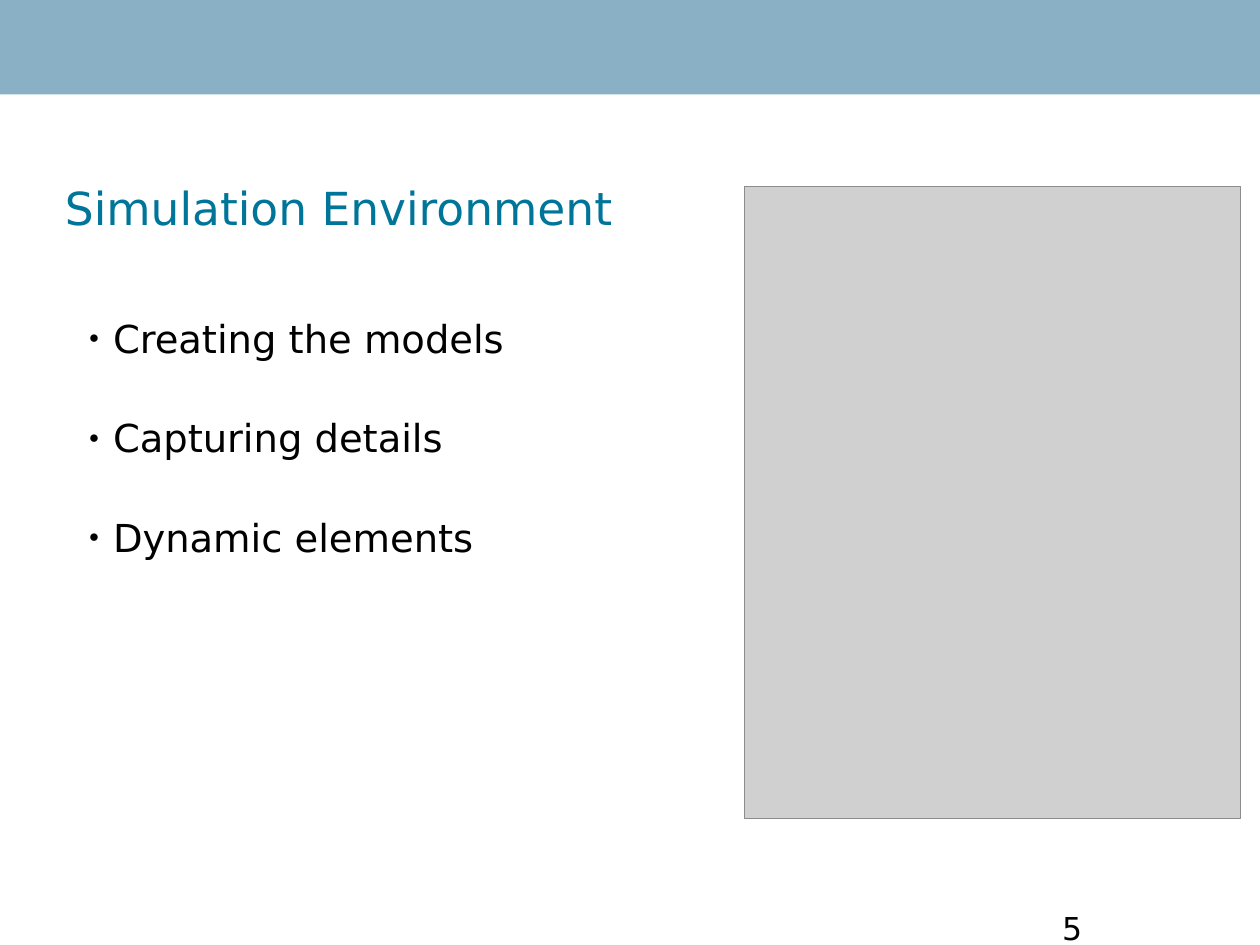
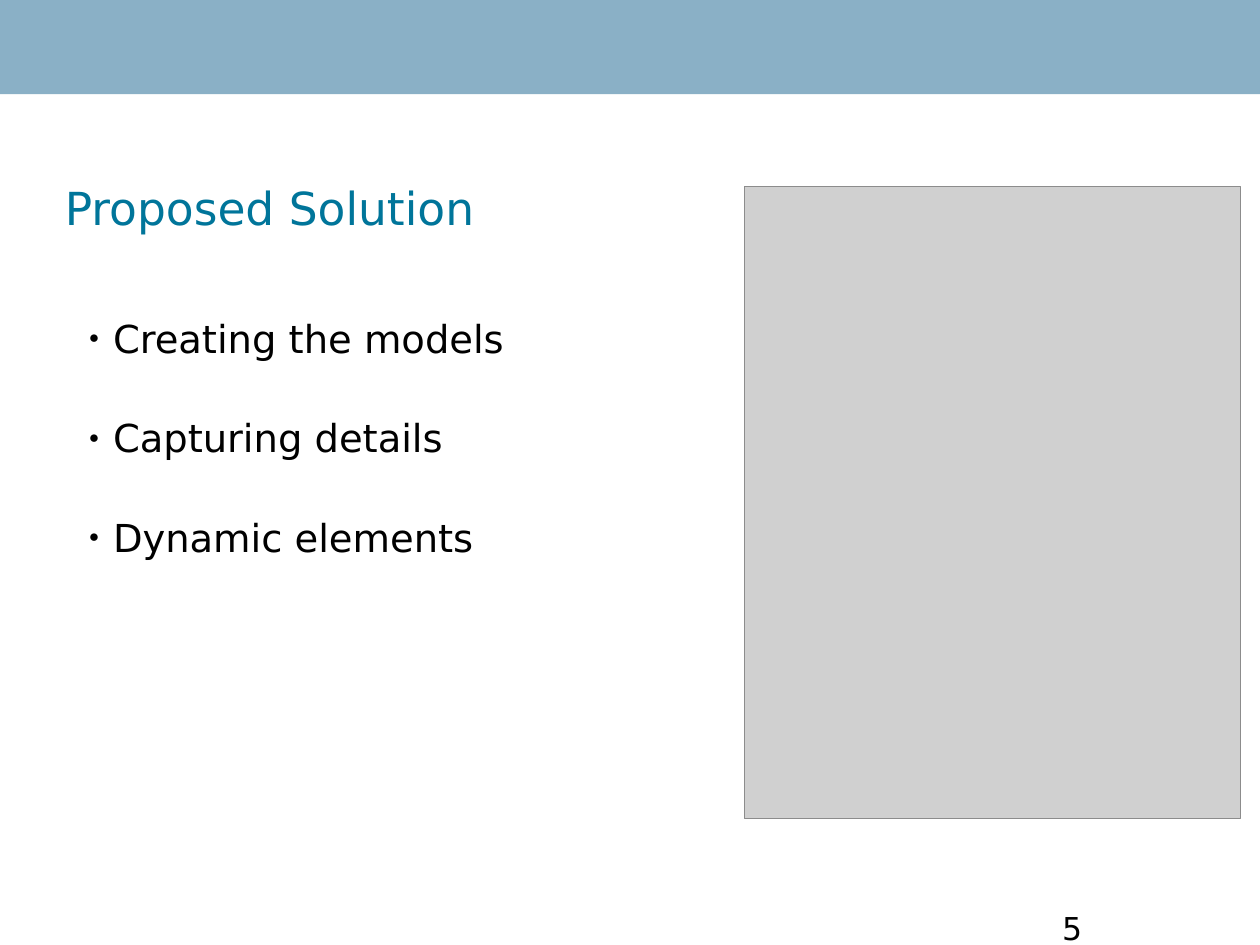
Before and after one commit to Danidude/Master-Thesis, a slide deck: slide 5 of Report/IKT 590 Master Thesis.odp. Drawn at 1260x945 pixels with LibreOffice and Linux fonts; fonts in the diff are those of the drawing; grey boxes stand for pictures; background and template pictures are left out. Boxes give left, top, right and bottom in pixels: in the first picture for what was removed or moved away, otherwise in the second. Text is boxed around its words. In the diff, an @@ line names an element or a change of style, - is before the commit and + after.

Commit message:
Added changes

```diff
--- a/Report/IKT 590 Master Thesis.odp
+++ b/Report/IKT 590 Master Thesis.odp
@@ title at <box>65,190,474,235</box>: text changed @@
-Simulation Environment
+Proposed Solution
```
Also in this commit, not shown: 2 other slides changed.
